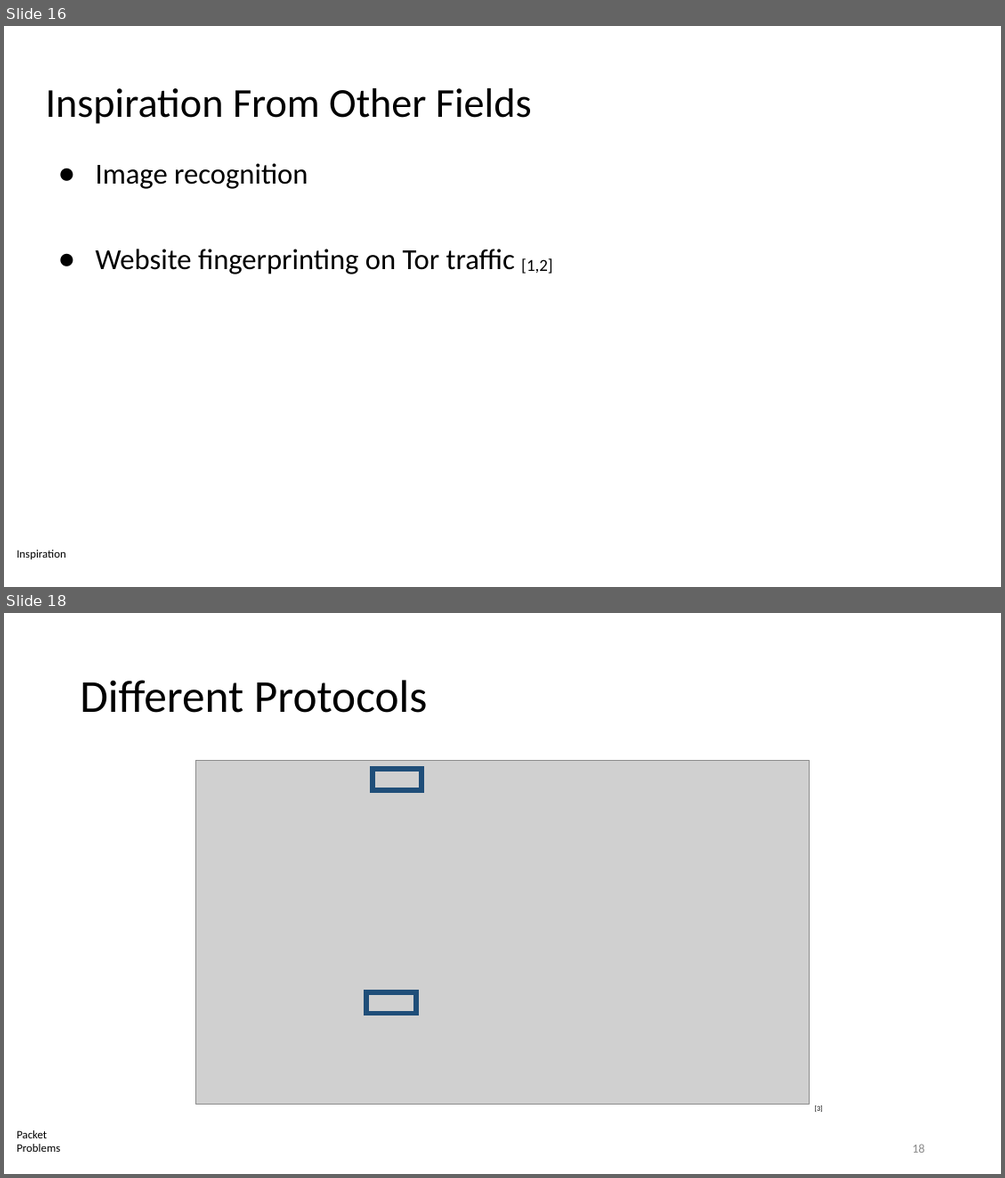
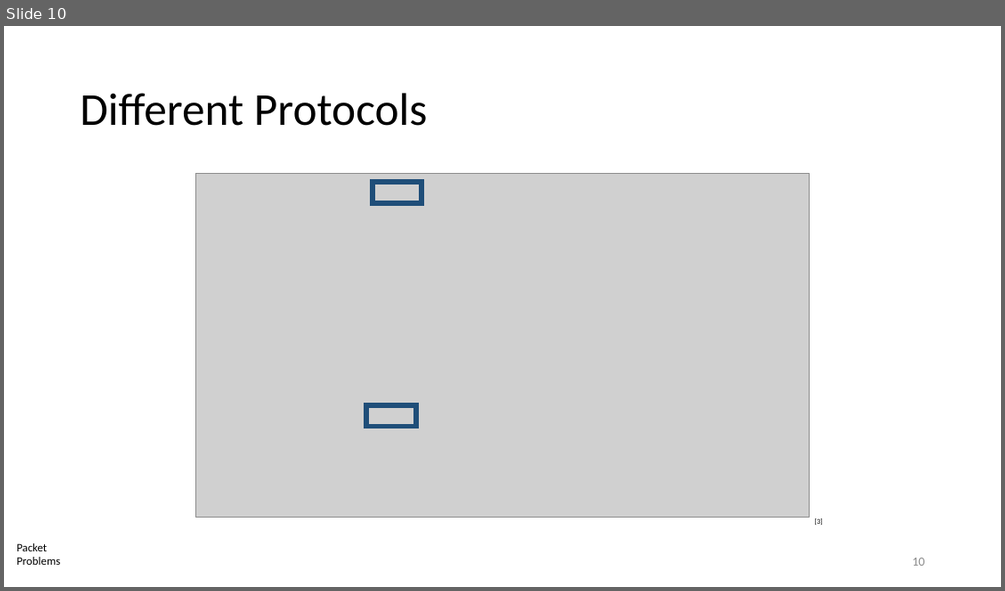
Before and after one commit to noise-lab/ml-systems, a slide deck: docs/slides/16-Automation.pptx. Shown one above the other, each under a label of ours: slides 16 and 18 before the commit, slide 10 after it; the slides between them are not shown. The pictures are 1005x1178 and 1005x591 pixels, drawn with LibreOffice and Linux fonts; fonts in the diff are those of the drawing; grey boxes stand for pictures. Boxes give left, top, right and bottom in pixels: in the first picture for what was removed or moved away, otherwise in the second. Text is boxed around its words. In the diff, an @@ line names an element or a change of style, - is before the commit and + after.

```diff
--- a/docs/slides/16-Automation.pptx
+++ b/docs/slides/16-Automation.pptx
@@ slide 16 removed at <box>4,26,1001,587</box>, background #FFFFFF @@
@@ title removed at <box>46,88,532,124</box> @@
-Inspiration From Other Fields
@@ text removed at <box>96,163,552,274</box> @@
-● Image recognition
-● Website fingerprinting on Tor traffic [1,2]
@@ text removed at <box>16,549,66,559</box> @@
-Inspiration
@@ what was slide 18 is now slide 10 @@
@@ page number at <box>912,557,924,565</box>: text changed @@
-18
+10
```
Also in this commit, not shown: 7 other slides removed, 4 other files.
